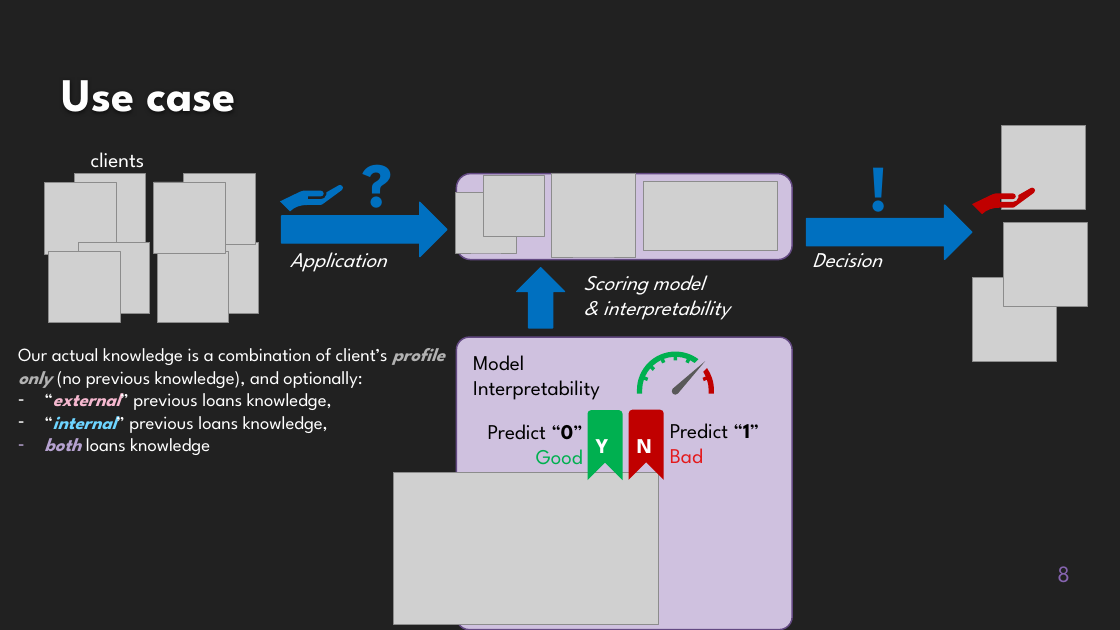
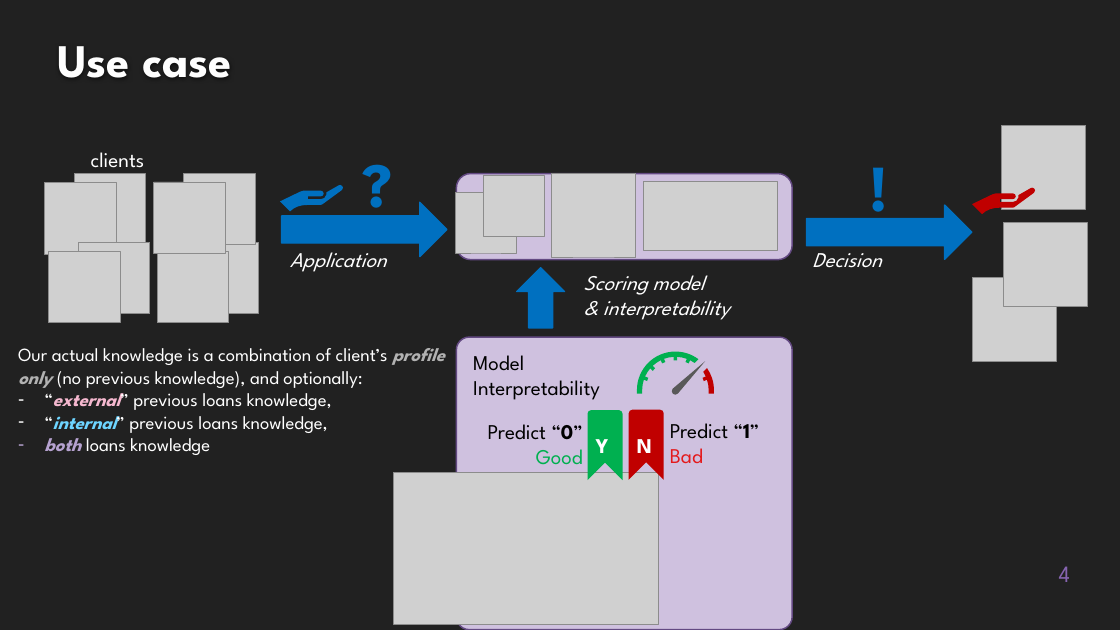
Before and after one commit to EtienneLardeur/P7_Scoring, a slide deck: slide 4 of P7_Support.pptx (slide 8 before the commit). Drawn at 1120x630 pixels with LibreOffice and Linux fonts; fonts in the diff are those of the drawing; grey boxes stand for pictures; background and template pictures are left out. Boxes give left, top, right and bottom in pixels: in the first picture for what was removed or moved away, otherwise in the second. Text is boxed around its words. In the diff, an @@ line names an element or a change of style, - is before the commit and + after.

```diff
--- a/P7_Support.pptx
+++ b/P7_Support.pptx
@@ title "Use case": place and size @@
-title "Use case" at (62, 80, 236, 112)
+title "Use case" at (57, 46, 231, 78)
@@ page number at (1059, 566, 1070, 582): text changed @@
-8
+4
```
Also in this commit, not shown: 3 other slides changed, 2 slides added, 1 slide removed.
